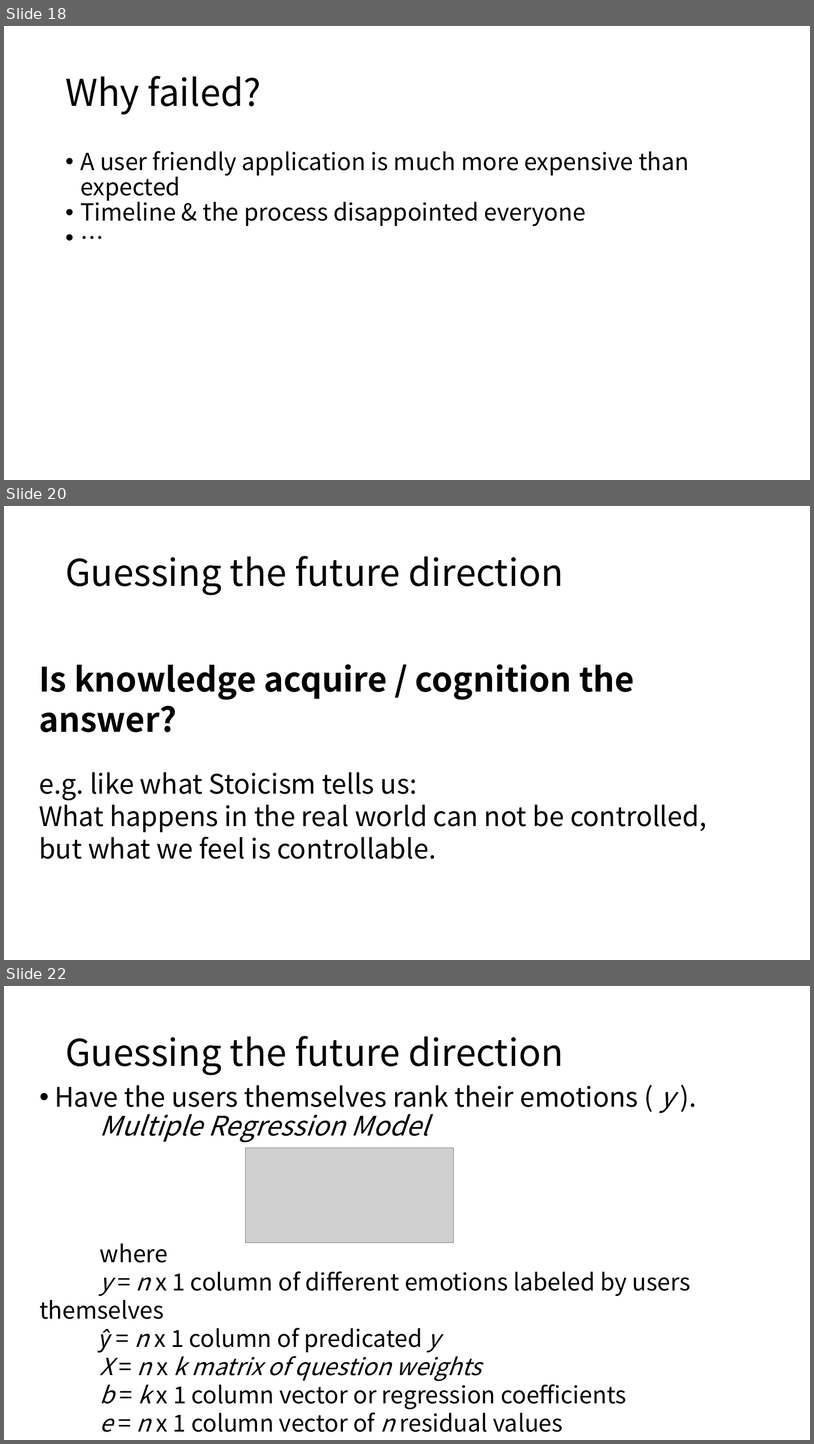
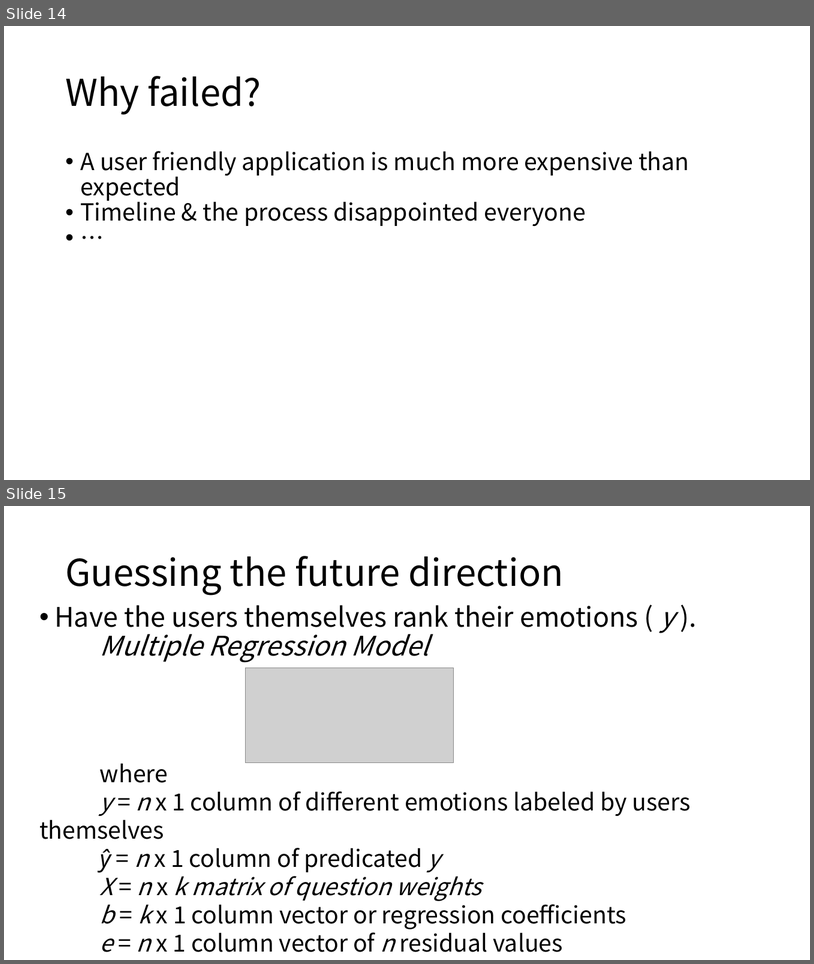
Before and after one commit to REDY-a/portfolio, a slide deck: maker/2 ER design v2.0.pptx. Shown one above the other, each under a label of ours: slides 18, 20 and 22 before the commit, slides 14 and 15 after it; the slides between them are not shown. The pictures are 814x1444 and 814x964 pixels, drawn with LibreOffice and Linux fonts; fonts in the diff are those of the drawing; grey boxes stand for pictures; background and template pictures are left out. Boxes give left, top, right and bottom in pixels: in the first picture for what was removed or moved away, otherwise in the second. Text is boxed around its words. In the diff, an @@ line names an element or a change of style, - is before the commit and + after.

```diff
--- a/maker/2 ER design v2.0.pptx
+++ b/maker/2 ER design v2.0.pptx
@@ slide 20 removed at (4,506,810,960), background #FFFFFF @@
@@ text removed at (65,556,564,595) @@
-Guessing the future direction
@@ text removed at (39,664,707,859) @@
-Is knowledge acquire / cognition the answer?
-e.g. like what Stoicism tells us:
-What happens in the real world can not be controlled,
-but what we feel is controllable.
@@ what was slide 18 is now slide 14 @@
@@ what was slide 22 is now slide 15 @@
```
Also in this commit, not shown: 3 slides changed, 6 other slides removed, 1 other file.
